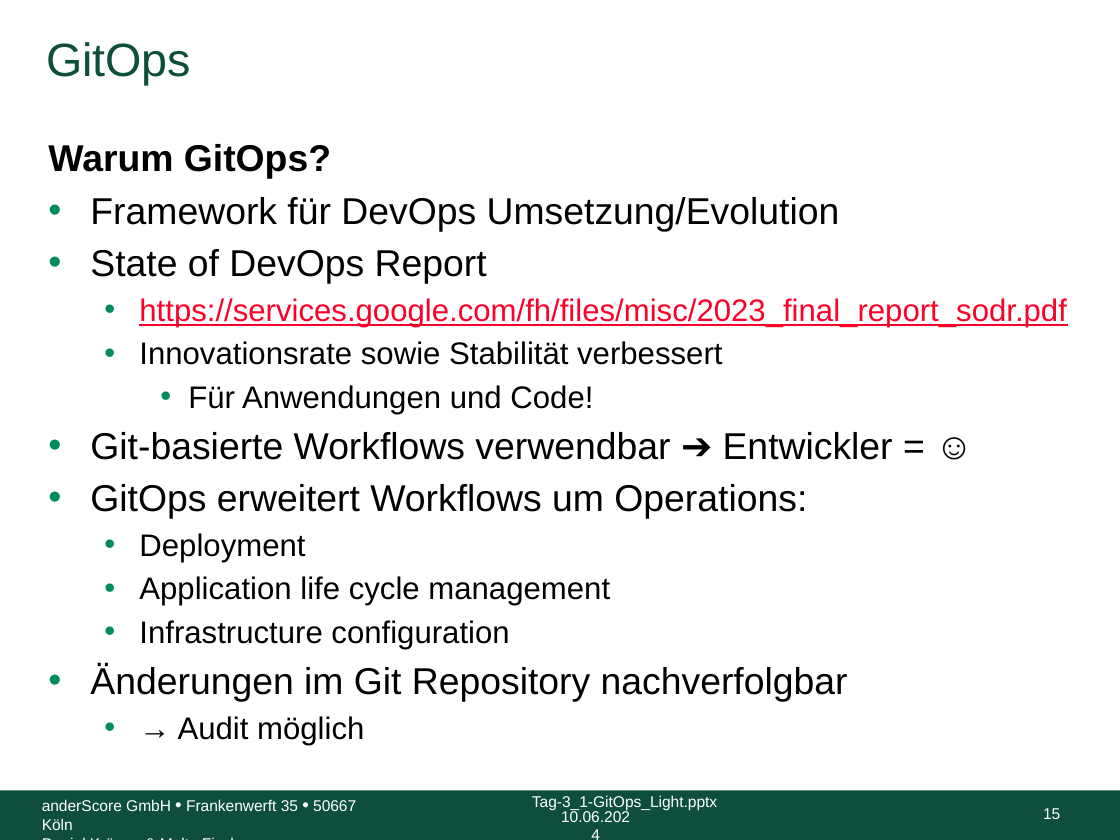
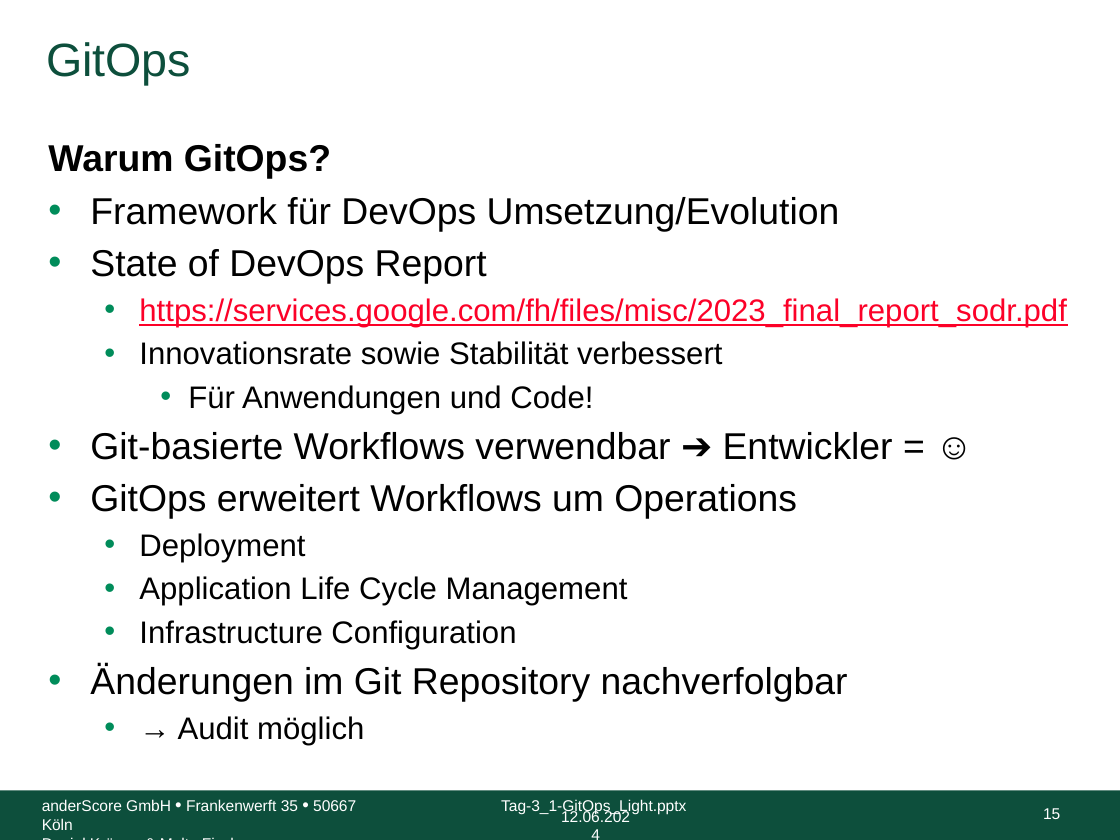
Before and after one commit to anderscore-gmbh/gitlab, a slide deck: slide 15 of slides/Tag-3_1-GitOps_Light.pptx. Drawn at 1120x840 pixels with LibreOffice and Linux fonts; fonts in the diff are those of the drawing; background and template pictures are left out. Boxes give left, top, right and bottom in pixels: in the first picture for what was removed or moved away, otherwise in the second. Text is boxed around its words. In the diff, an @@ line names an element or a change of style, - is before the commit and + after.

```diff
--- a/slides/Tag-3_1-GitOps_Light.pptx
+++ b/slides/Tag-3_1-GitOps_Light.pptx
@@ text at box(90, 484, 797, 519): text changed @@
-• GitOps erweitert Workflows um Operations:
+• GitOps erweitert Workflows um Operations
@@ text at box(139, 576, 628, 649): text changed @@
-  • Application life cycle management
-  • Infrastructure configuration
+  • Application Life Cycle Management
+  • Infrastructure Configuration
@@ text "Tag-3_1-GitOps_Light.pptx": place and size @@
-text "Tag-3_1-GitOps_Light.pptx" at box(532, 795, 717, 811)
+text "Tag-3_1-GitOps_Light.pptx" at box(501, 799, 686, 814)
@@ text at box(561, 809, 630, 822): text changed @@
-10.06.2024
+12.06.2024
```
Also in this commit, not shown: 35 other slides changed.
